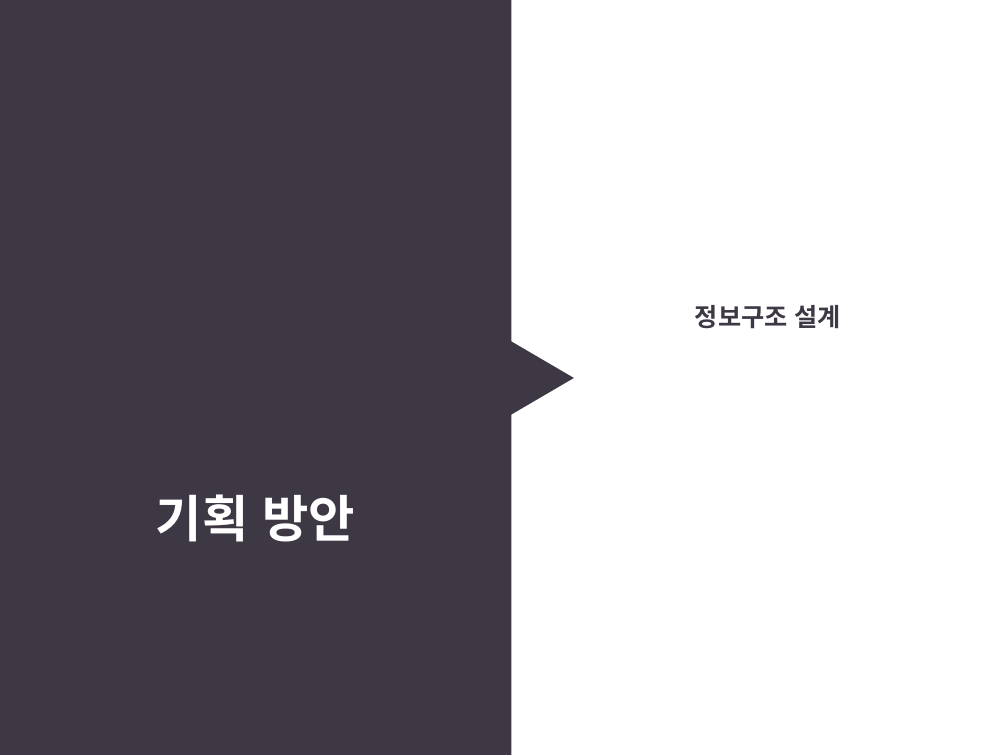
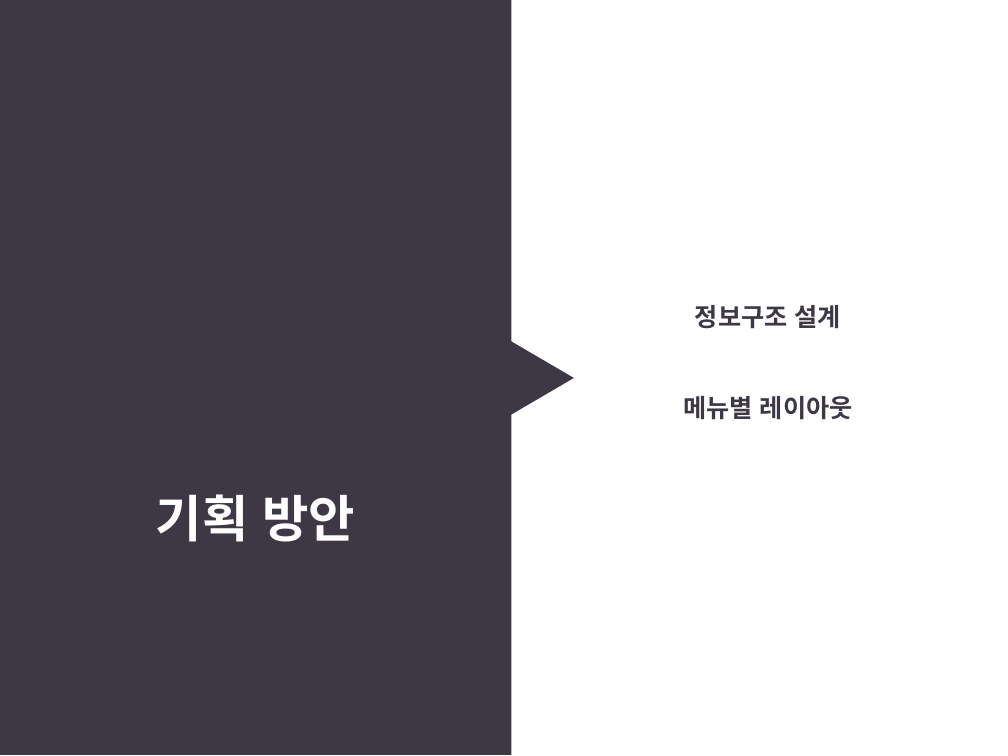
Before and after one commit to Jinseoyoung/uiux-1, a slide deck: slide 13 of study/프로토타입/스마트커뮤니티 - 기초데이터수집.pptx. Drawn at 1008x756 pixels with LibreOffice and Linux fonts; fonts in the diff are those of the drawing; background and template pictures are left out. Boxes give left, top, right and bottom in pixels: in the first picture for what was removed or moved away, otherwise in the second. Text is boxed around its words. In the diff, an @@ line names an element or a change of style, - is before the commit and + after.

```diff
--- a/study/프로토타입/스마트커뮤니티 - 기초데이터수집.pptx
+++ b/study/프로토타입/스마트커뮤니티 - 기초데이터수집.pptx
@@ text at [683,396,853,420]: paragraph added @@
+메뉴별 레이아웃
```
Also in this commit, not shown: 2 other slides changed, 7 slides added, 3 other files.
